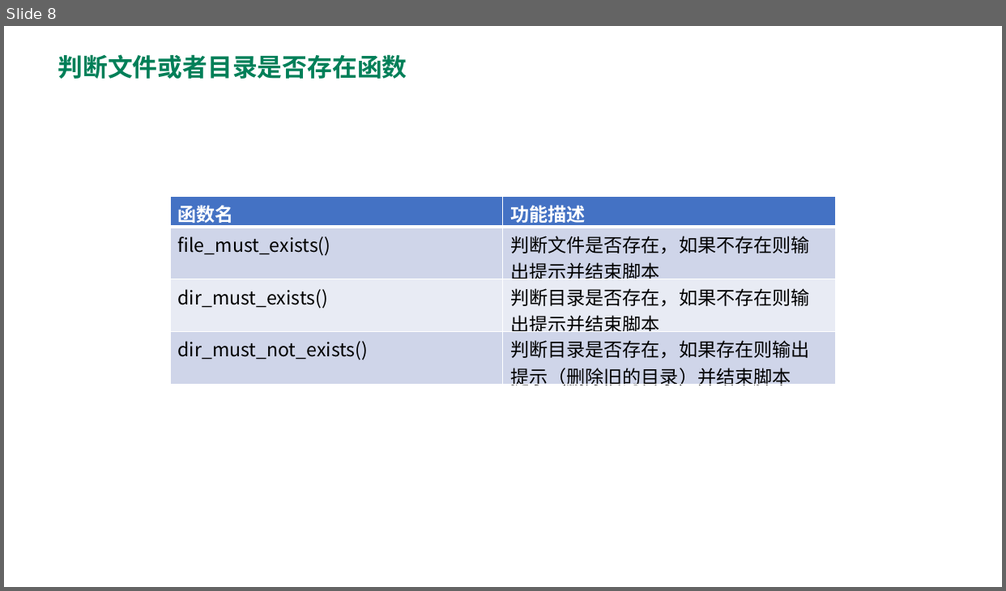
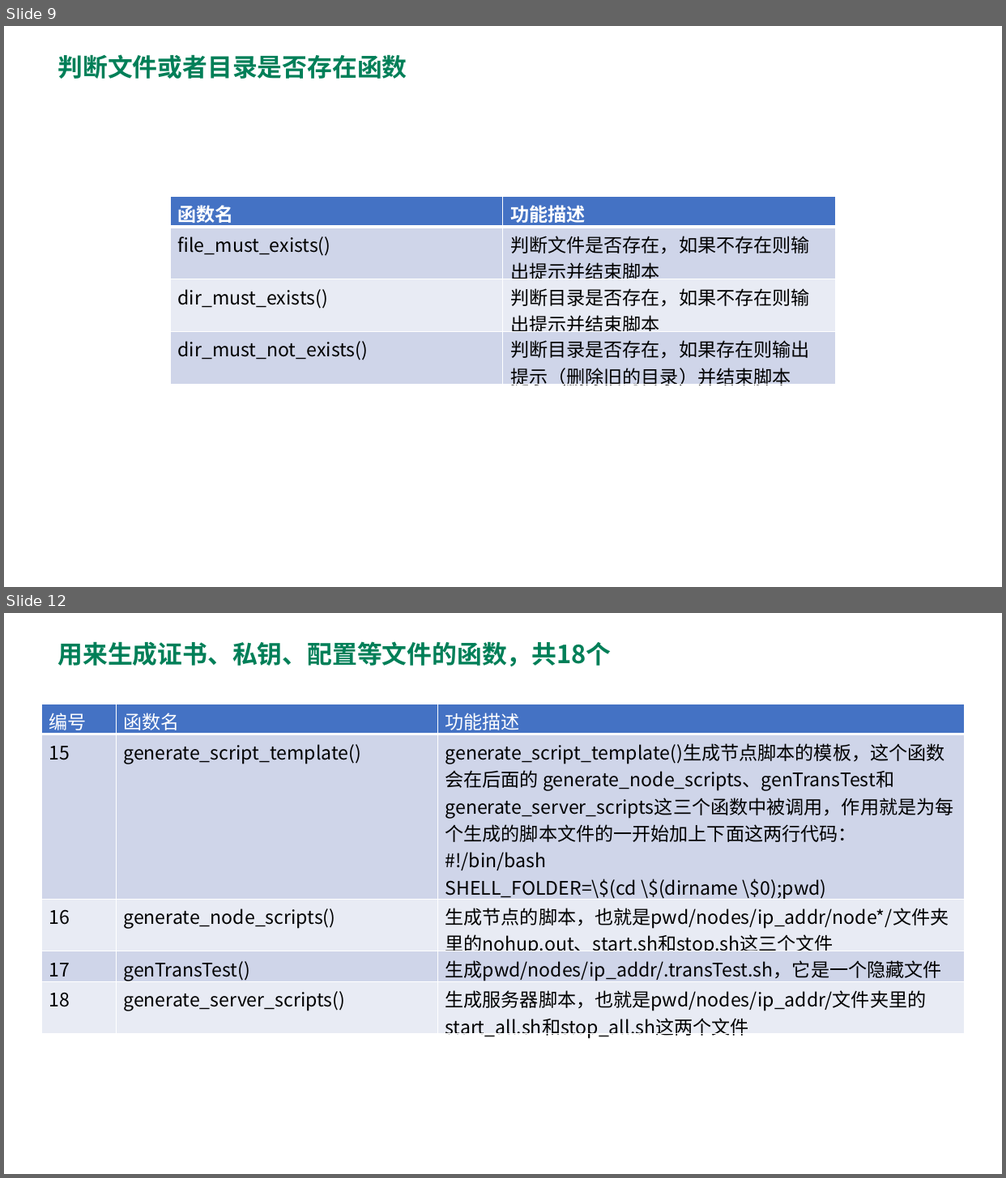
Before and after one commit to blockchaingroup4/webank, a slide deck: 汇报资料/Group4_脚本研读.pptx. Shown one above the other, each under a label of ours: slide 8 before the commit, slides 9 and 12 after it; the slides between them are not shown. The pictures are 1006x591 and 1006x1178 pixels, drawn with LibreOffice and Linux fonts; fonts in the diff are those of the drawing. Boxes give left, top, right and bottom in pixels: in the first picture for what was removed or moved away, otherwise in the second. Text is boxed around its words. In the diff, an @@ line names an element or a change of style, - is before the commit and + after.

```diff
--- a/汇报资料/Group4_脚本研读.pptx
+++ b/汇报资料/Group4_脚本研读.pptx
@@ slide 12 added at (4, 613, 1002, 1174), background #FFFFFF @@
@@ text added at (58, 641, 612, 666), 24 pt, text #007F58, bold @@
+用来生成证书、私钥、配置等文件的函数，共18个
@@ table added at (41, 705, 965, 1041), 5 rows, 3 columns @@
+编号 | 函数名 | 功能描述
+15 | generate_script_template() | generate_script_template()生成节点脚本的模板，这个函数会在后面的 generate_node_scripts、genTransTest和generate_server_scripts这三个函数中被调用，作用就是为每个生成的脚本文件的一开始加上下面这两行代码： / #!/bin/bash / SHELL_FOLDER=\$(cd \$(dirname \$0);pwd) / 并且把脚本文件的权限改成+x
+16 | generate_node_scripts() | 生成节点的脚本，也就是pwd/nodes/ip_addr/node*/文件夹里的nohup.out、start.sh和stop.sh这三个文件
+17 | genTransTest() | 生成pwd/nodes/ip_addr/.transTest.sh，它是一个隐藏文件
+18 | generate_server_scripts() | 生成服务器脚本，也就是pwd/nodes/ip_addr/文件夹里的start_all.sh和stop_all.sh这两个文件
@@ what was slide 8 is now slide 9 @@
```
Also in this commit, not shown: 6 slides changed, 5 other slides added, 2 slides removed, 22 other files.
